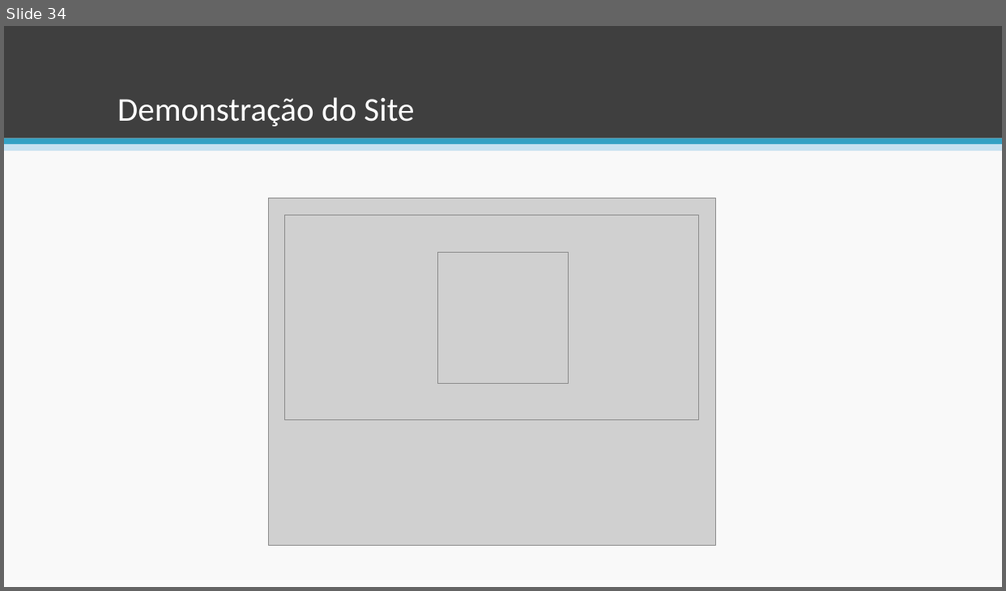
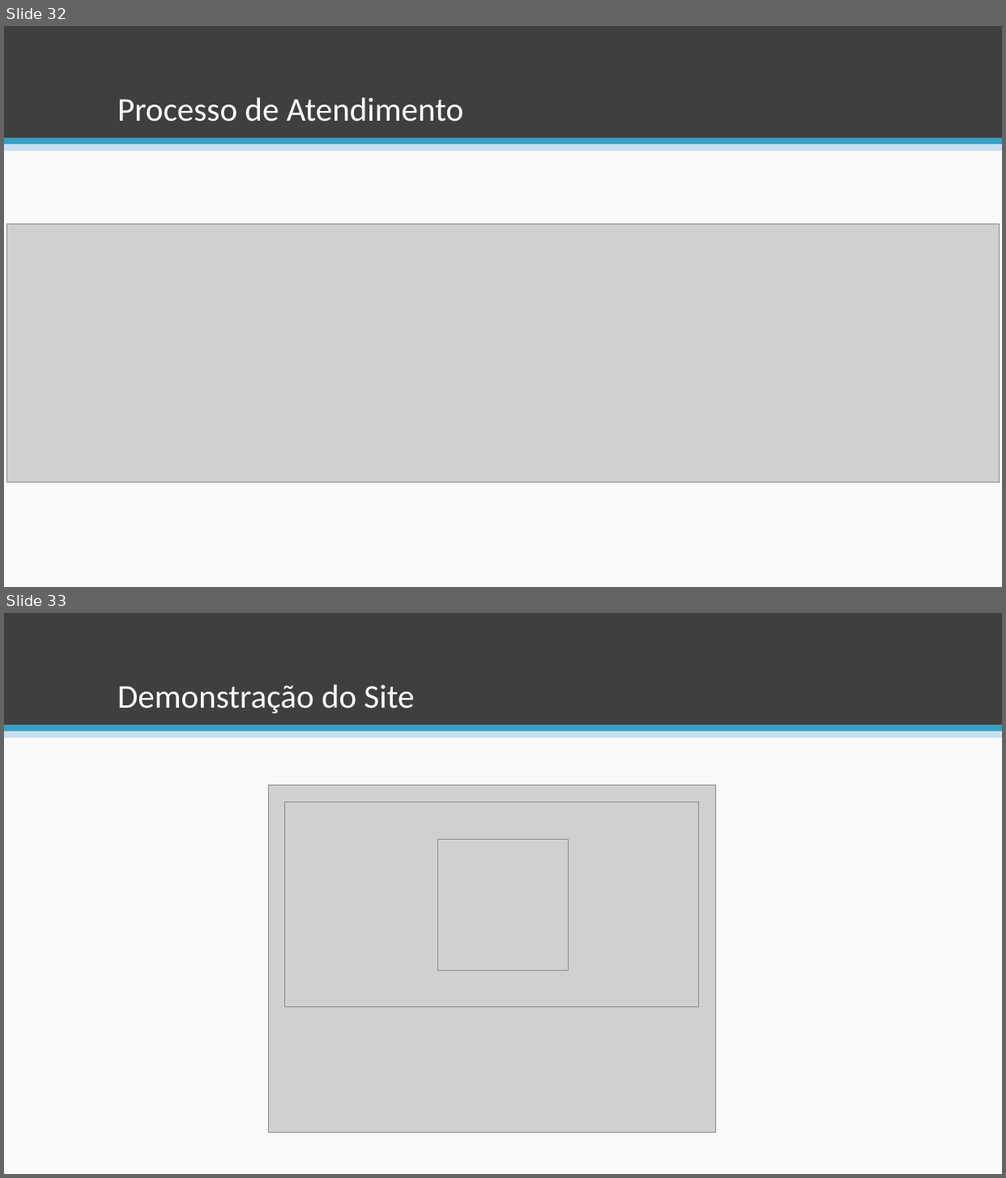
Before and after one commit to esteves-esta/TechHumi, a slide deck: documentacao/Apresentação.pptx. Shown one above the other, each under a label of ours: slide 34 before the commit, slides 32 and 33 after it. The pictures are 1006x591 and 1006x1178 pixels, drawn with LibreOffice and Linux fonts; fonts in the diff are those of the drawing; grey boxes stand for pictures. Boxes give left, top, right and bottom in pixels: in the first picture for what was removed or moved away, otherwise in the second. Text is boxed around its words. In the diff, an @@ line names an element or a change of style, - is before the commit and + after.

```diff
--- a/documentacao/Apresentação.pptx
+++ b/documentacao/Apresentação.pptx
@@ slide 32 added at (4,26,1002,587), background #F9F9F9; not listed: 3 template elements that a slide beside it also shows @@
@@ title added at (117,97,464,122), 32 pt, text #FFFFFF @@
+Processo de Atendimento
@@ picture added at (7,224,999,482) @@
@@ what was slide 34 is now slide 33 @@
```
Also in this commit, not shown: 2 other slides added, 4 slides removed, 1 other file.
